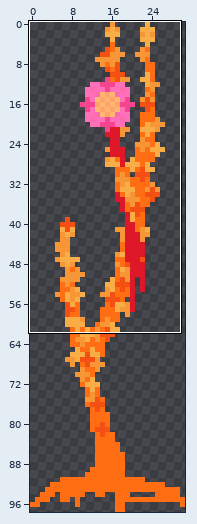
Sprite sheet -- sprites/misc/trees/orange/tree_23.png. Above: a wide view before the commit, with the close-up outlined.
Close-up. As it was:
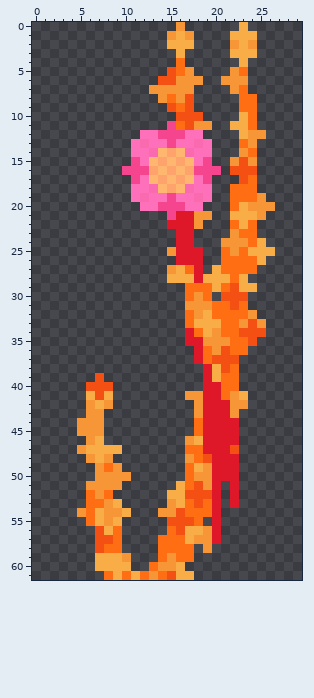
The file is 31x98 pixels. Shown: x 0..29, y 0..61.
After the commit:
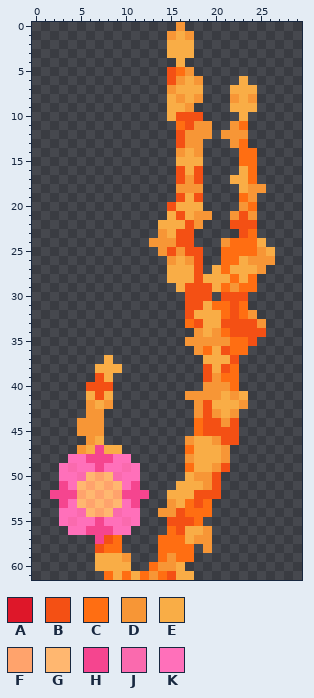
Palette (. is transparent): A #de1729  B #f45014  C #ff6e12  D #f79636  E #f9ad46  F #ffa36c  G #ffb770  H #f5458f  J #fa6aae  K #ff70ba
Commit message: Simplified the trees section
The exact change:
@@ x 0..29 @@
- 0 ................D......E......
- 1 ...............DED....EEE.....
- 2 ...............EEE....DED.....
- 3 ................E.....EEE.....
- 4 ................C......E......
- 5 ...............BCD....DC......
- 6 ..............BBDDD..DDD......
- 7 .............DDDDD....DC......
- 8 ..............DCDB.....CC.....
- 9 ...............BCB.....CC.....
-10 ................BBB....EC.....
-11 ...............HCBDD..EEC.....
-12 ............KKHHHKK....EDD....
-13 ...........KJKKHKKJK...CD.....
-14 ...........KKJGFGJKK...DC.....
-15 ...........HKGFGFGKH..DBD.....
-16 ..........HHHFGFGFHHH.BBB.....
-17 ...........HKGFGFGKH...BC.....
-18 ...........KKJGFGJKK..CCC.....
-19 ...........KJKKHKKJK..CCCD....
-20 ............KKHHHKK...CEDDD...
-21 ...............HAADD..EEED....
-22 ...............AAAD...CEC.....
-23 ................AA....DCC.....
-24 ................AA...DDDCE....
-25 ...............DAAA..CDCEEE...
-26 ................AAA..CCCCE....
-27 ...............DECA.ECCCC.....
-28 ...............EEEAEEECE......
-29 .................CCCECBEE.....
-30 .................CDC.BBB......
-31 .................DDDCCBC......
-32 .................CDECCCCD.....
-33 .................CEEECCDBD....
-34 .................ACEDCCBBB....
-35 .................AADDDCCB.....
-36 ..................ACDBCC......
-37 ..................ACBBB.......
-38 ...................AEBC.......
-39 .......B...........AECC.......
-40 ......BBB..........AACC.......
-41 ......EBE........DDAACDE......
-42 ......DED.........DAAADD......
-43 ......DD..........DAAAD.......
-44 .....DDD..........CAAAA.......
-45 .....DDD..........CAAAA.......
-46 ......DE.........DEAAAA.......
-47 .....DEEEE.......CCAAAB.......
-48 ......DED........DCBAAA.......
-49 .......DCD.......CEDAAA.......
-50 .......DDDD......CDDAAA.......
-51 ......DDDD......ECBDA.A.......
-52 ......CDC......EEBBBA.A.......
-53 ......CCDE.....DECBCA.A.......
-54 .....DCEDDE...DDBCCCA.........
-55 ......CEDE.....BBBC.A.........
-56 .......BEC.....CBEEDA.........
-57 .......BBC....CCCEDDA.........
+ 0 ................D.............
+ 1 ...............DED............
+ 2 ...............EEE............
+ 3 ...............EEE............
+ 4 ................E.............
+ 5 ...............BCD............
+ 6 ...............BDED....E......
+ 7 ...............DEEE...EEE.....
+ 8 ...............EDED...DED.....
+ 9 ...............EED....EEE.....
+10 ...............EBBB....E......
+11 ................CBDD..DC......
+12 ................BDDD.DDD......
+13 ................BDD...DC......
+14 ................DED....CC.....
+15 ................EEE....CC.....
+16 ................BEB....EC.....
+17 ................BDB...EEC.....
+18 ................DDD....EDD....
+19 ................BEB....CD.....
+20 ...............BEEE....DC.....
+21 ...............EBEDD..DBD.....
+22 ..............EEEBD...BBB.....
+23 ..............DEBB.....BC.....
+24 .............DDDBB...DCCCE....
+25 ..............DBDBB..CCCCDE...
+26 ...............DEDB..CCEDDD...
+27 ...............EEEB.ECEEED....
+28 ...............EEEBEEECEC.....
+29 ................EBBBECDCC.....
+30 .................BBB.BBB......
+31 .................BBECCBC......
+32 .................BEEECBCD.....
+33 .................CBEEBBBBD....
+34 ..................DEDCBBBB....
+35 .................DDDDDCCB.....
+36 ..................DCEBCC......
+37 ........E..........EEEB.......
+38 .......EEE.........BEBC.......
+39 .......BE..........BDCC.......
+40 ......BBB..........DDDC.......
+41 ......EBE........DDDDEDE......
+42 ......DED.........DBEEED......
+43 ......DD..........DBDED.......
+44 .....DDD..........CBBDB.......
+45 .....DDD..........CBBBB.......
+46 ......DE.........DEEDBB.......
+47 .....DEHEE.......CEEED........
+48 ....KKHHHKK......DEEED........
+49 ...KJKKHKKJK.....CEEDB........
+50 ...KKJGFGJKK.....EDDB.........
+51 ...HKGFGFGKH....EEEDB.........
+52 ..HHHFGFGFHHH..EEEBBB.........
+53 ...HKGFGFGKH...DECBC..........
+54 ...KKJGFGJKK..DDBCCC..........
+55 ...KJKKHKKJK...BBBC...........
+56 ....KKHHHKK....CBEED..........
+57 .......HBC....CCCEDD..........
 58 .......BCC....CCCC.D..........
